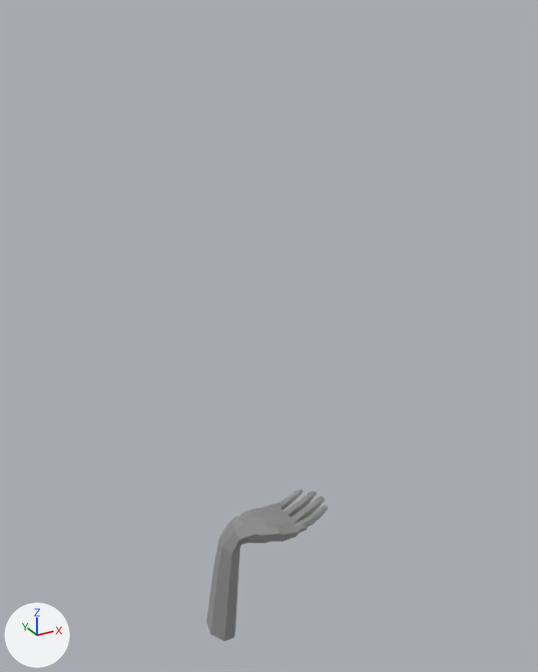
An edit to the Blender file Assets/Models/Iteration - Levels/Iteration 3/Hand.blend, drawn before and after from the same camera.
The view is the same before and after, from a 50 mm camera at (-2.71, -4.52, 3.96) aimed at (-0.17, 0.08, 1.66). Lighting does not change. The marker at lower left points along +X, +Y and +Z. The older version comes first.
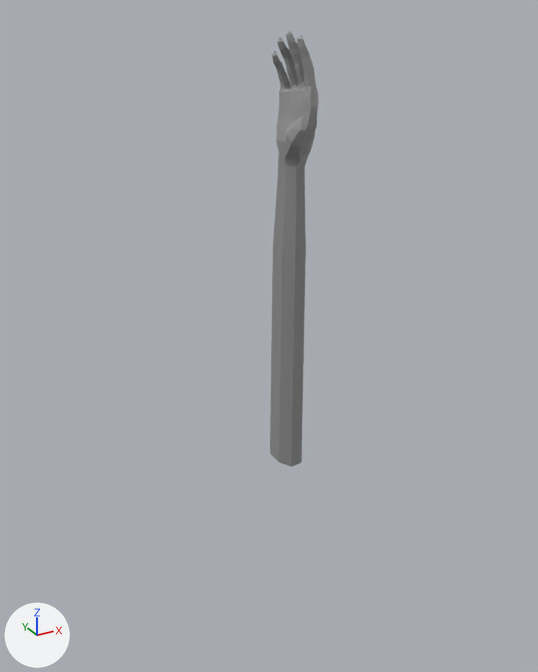
Patch to the scene script:
```diff
--- a/Assets/Models/Iteration - Levels/Iteration 3/Hand.blend.py
+++ b/Assets/Models/Iteration - Levels/Iteration 3/Hand.blend.py
@@ me_mesh @@
 # used by ob_plane005; location = (-0.009, -0.054, 0.007); rotation_euler = (0.986, 4.082, 0.602), in degrees (56, 234, 34); scale = (0.01, 0.01, 0.01)
-me_mesh.from_pydata(...)  # 414 vertices, 409 faces; spans x -56.6..29.0, y -30.7..117.6, z -24.8..34.1
+me_mesh.from_pydata(...)  # 462 vertices, 457 faces; spans x -16.8..150.8, y -30.7..263.6, z -57.1..20.7
+# me_mesh part 1
+# 8 vertices are removed from x -56.6..-41.9, y 97.9..117.6, z -0.7..34.1
+# 8 faces are deleted
+# 23 vertices move from x -7.1..28.7, y 44.9..78.0, z -22.3..10.7 to x 13.7..48.2, y 41.7..81.8, z -29.7..-0.2
+# 56 vertices are added at x 42.0..150.8, y 95.6..263.6, z -57.1..-4.9
+# 56 new faces join them
 me_mesh.materials.append(mat_material__46)
@@ ob_plane005 @@
 ob_plane005 = bpy.data.objects.new('Plane005', me_mesh)
-ob_plane005.location = (-0.009, -0.054, 0.007)
-ob_plane005.rotation_euler = (0.986, 4.082, 0.602)  # degrees (56, 234, 34)
+ob_plane005.location = (-0.009, 0.0, 3.482)
+ob_plane005.rotation_euler = (-1.451, 0.508, -2.75)  # degrees (-83, 29, -158)
 ob_plane005.scale = (0.01, 0.01, 0.01)
```

Where the change shows, as pixel boxes [x1, y1, x2, y2] in the pictures (538 x 672 px):
'Plane005', reshaped, moved, turned: before [206, 489, 328, 641]; after [270, 31, 318, 467]
part 1 of me_mesh, built on: before [206, 517, 248, 641]; after [270, 155, 308, 467]
